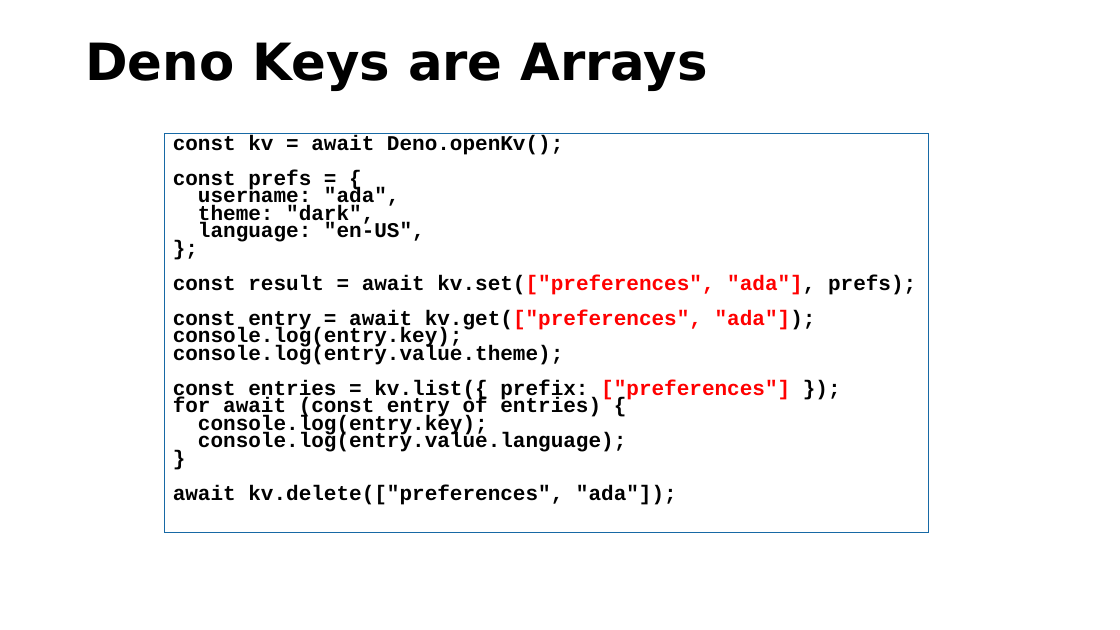
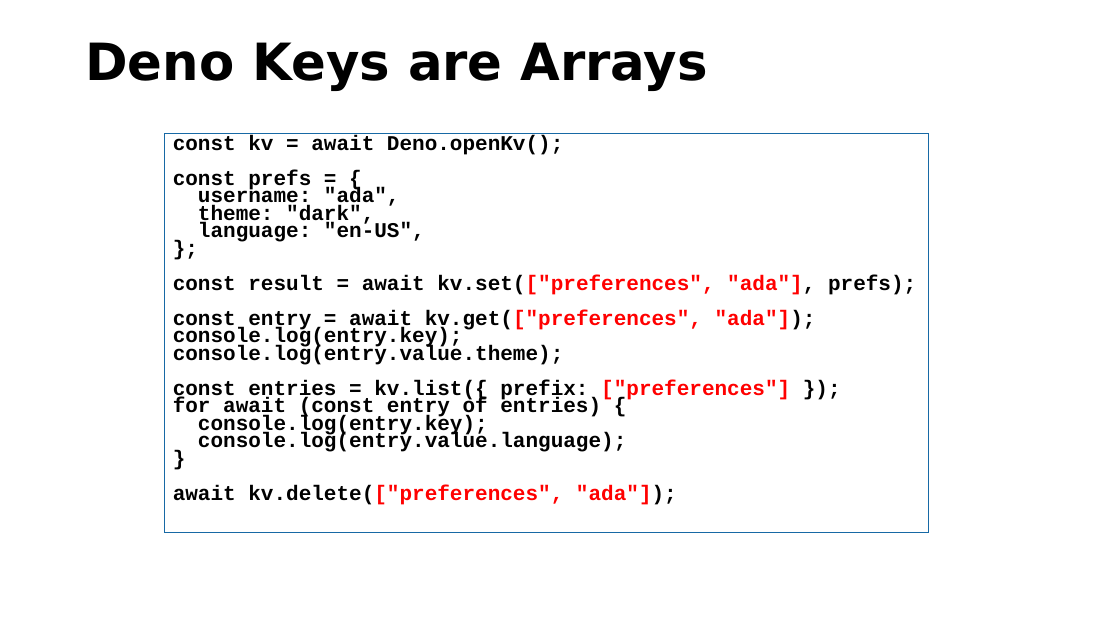
Before and after one commit to csev/pg4e, a slide deck: slide 48 of lectures/07-DenoKV.pptx. Drawn at 1120x630 pixels with LibreOffice and Linux fonts; fonts in the diff are those of the drawing. Boxes give left, top, right and bottom in pixels: in the first picture for what was removed or moved away, otherwise in the second. Text is boxed around its words. In the diff, an @@ line names an element or a change of style, - is before the commit and + after.

```diff
--- a/lectures/07-DenoKV.pptx
+++ b/lectures/07-DenoKV.pptx
@@ text in rectangle at <box>173,485,677,505</box>: text colour #000000 to #FF0000 in "kv.delete(["preferences", "ada"]);" @@
```
Also in this commit, not shown: 2 other slides changed, 3 slides added, 3 slides removed.
